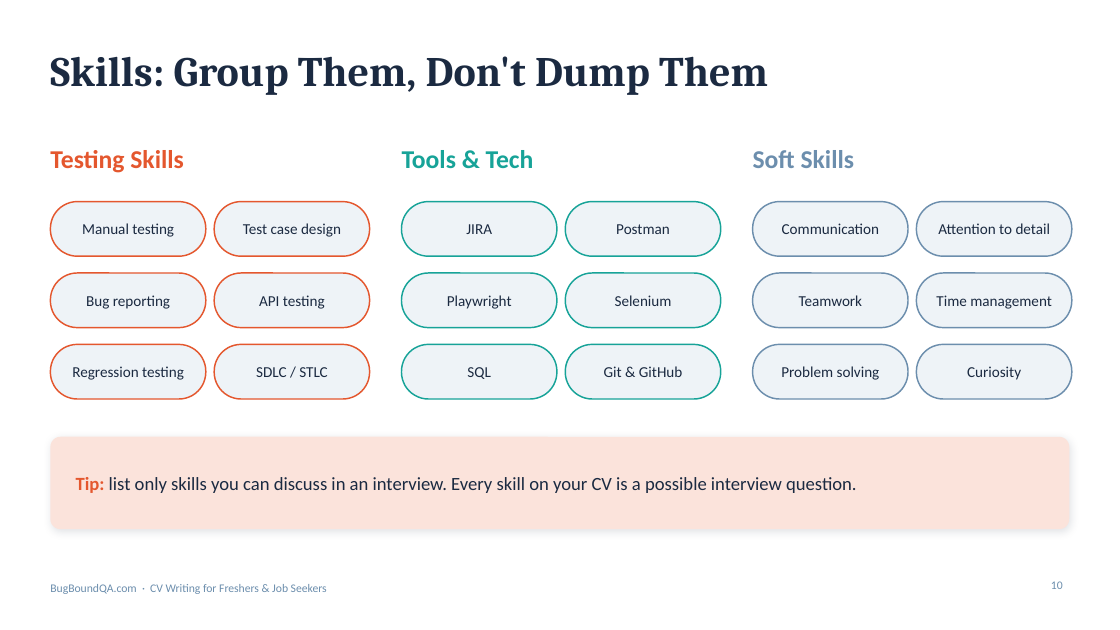
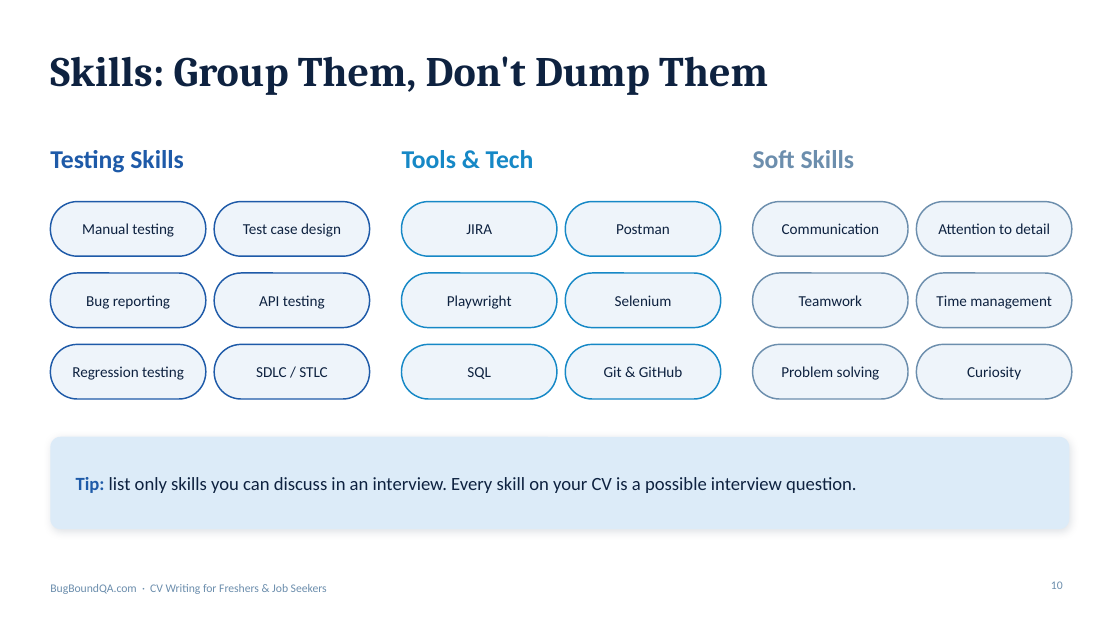
Before and after one commit to Katha-Sikdar/AutomationWithPlayWright, a slide deck: slide 10 of presentations/CV_Writing_for_Freshers_BugBoundQA.pptx. Drawn at 1120x630 pixels with LibreOffice and Linux fonts; fonts in the diff are those of the drawing; background and template pictures are left out. Boxes give left, top, right and bottom in pixels: in the first picture for what was removed or moved away, otherwise in the second. Text is boxed around its words. In the diff, an @@ line names an element or a change of style, - is before the commit and + after.

```diff
--- a/presentations/CV_Writing_for_Freshers_BugBoundQA.pptx
+++ b/presentations/CV_Writing_for_Freshers_BugBoundQA.pptx
@@ text "Testing Skills" at <box>50,150,183,173</box>: text colour #E4572E to #1E5AA8 @@
@@ text "Tools & Tech" at <box>402,150,534,168</box>: text colour #17A398 to #1688C6 @@
@@ fill #EEF3F7 to #EEF4FA; outline #E4572E 1.25 pt to #1E5AA8 1.25 pt in 6 elements at <box>50,202,206,256</box>, <box>214,202,370,256</box>, <box>50,273,206,328</box>, <box>214,273,370,328</box>, <box>50,344,206,399</box>, <box>214,344,370,399</box> @@
@@ text colour #1B2A41 to #0E2240 in 12 elements at <box>82,223,174,237</box>, <box>243,223,341,237</box>, <box>86,295,170,309</box>, <box>259,295,325,309</box>, <box>72,366,184,380</box>, <box>256,367,328,377</box>, <box>466,224,492,234</box>, <box>616,224,670,234</box>, <box>447,295,512,309</box>, <box>615,295,672,306</box>, <box>467,367,490,379</box>, <box>604,366,682,377</box> @@
@@ fill #EEF3F7 to #EEF4FA; outline #17A398 1.25 pt to #1688C6 1.25 pt in 6 elements at <box>402,202,557,256</box>, <box>565,202,721,256</box>, <box>402,273,557,328</box>, <box>565,273,721,328</box>, <box>402,344,557,399</box>, <box>565,344,721,399</box> @@
@@ rounded rectangle at <box>50,437,1070,529</box>: fill #FBE3DB to #DCEBF8; shadow changed @@
@@ text "Tip: list only skills you ..." at <box>76,477,857,493</box>: text colour #E4572E to #1E5AA8 in "Tip:"; text colour #1B2A41 to #0E2240 @@
```
Also in this commit, not shown: 18 other slides changed.
